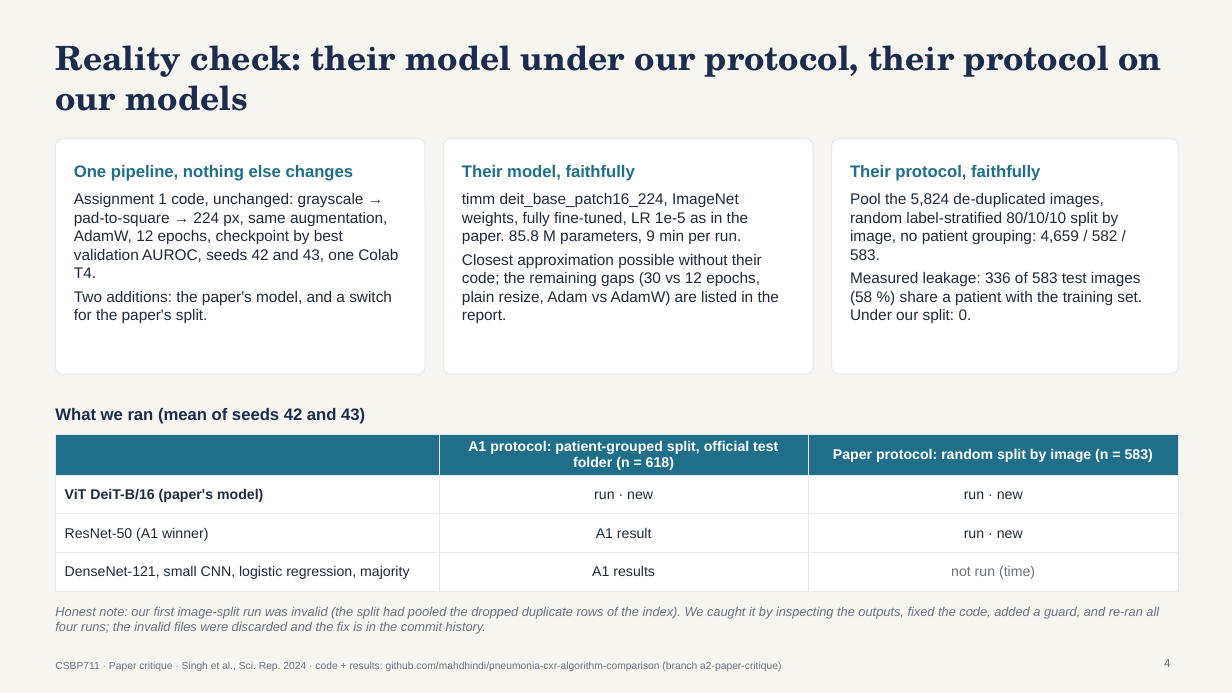
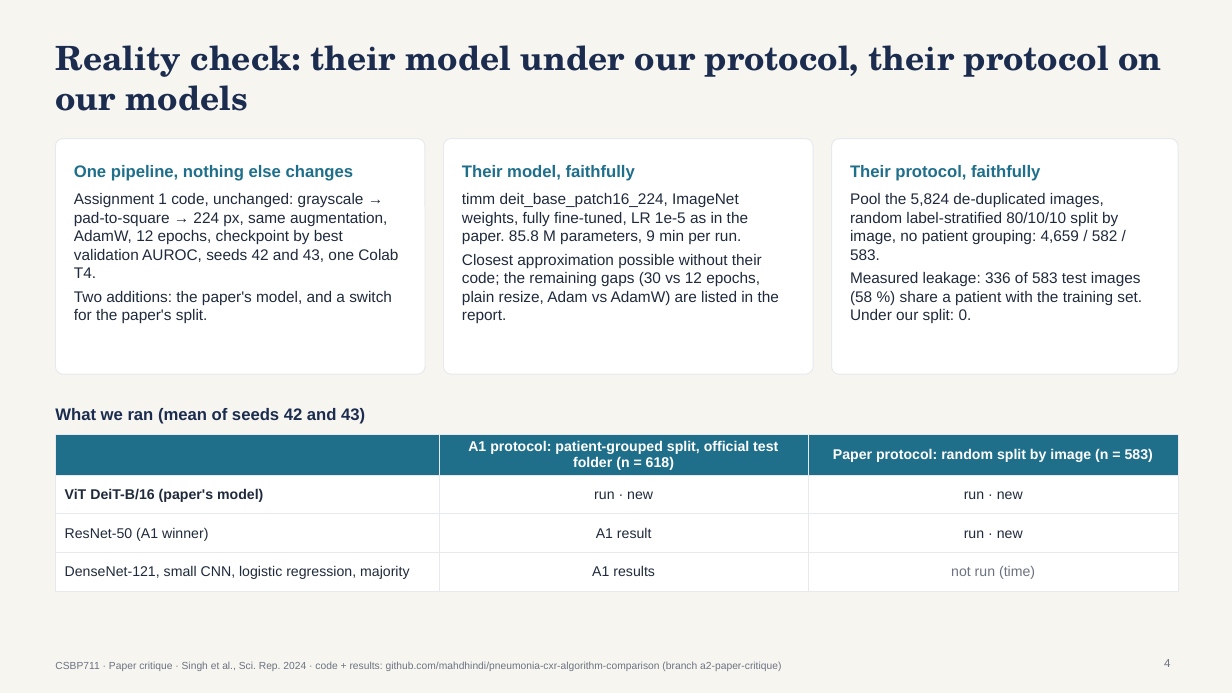
Before and after one commit to mahdhindi/pneumonia-cxr-algorithm-comparison, a slide deck: slide 4 of slides/CSBP711_A2_slides.pptx. Drawn at 1232x693 pixels with LibreOffice and Linux fonts; fonts in the diff are those of the drawing. Boxes give left, top, right and bottom in pixels: in the first picture for what was removed or moved away, otherwise in the second. Text is boxed around its words. In the diff, an @@ line names an element or a change of style, - is before the commit and + after.

```diff
--- a/slides/CSBP711_A2_slides.pptx
+++ b/slides/CSBP711_A2_slides.pptx
@@ text removed at [55,606,1159,634] @@
-Honest note: our first image-split run was invalid (the split had pooled the dropped duplicate rows of the index). We caught it by inspecting the outputs, fixed the code, added a guard, and re-ran all four runs; the invalid files were discarded and the fix is in the commit history.
```
Also in this commit, not shown: 2 other files.
